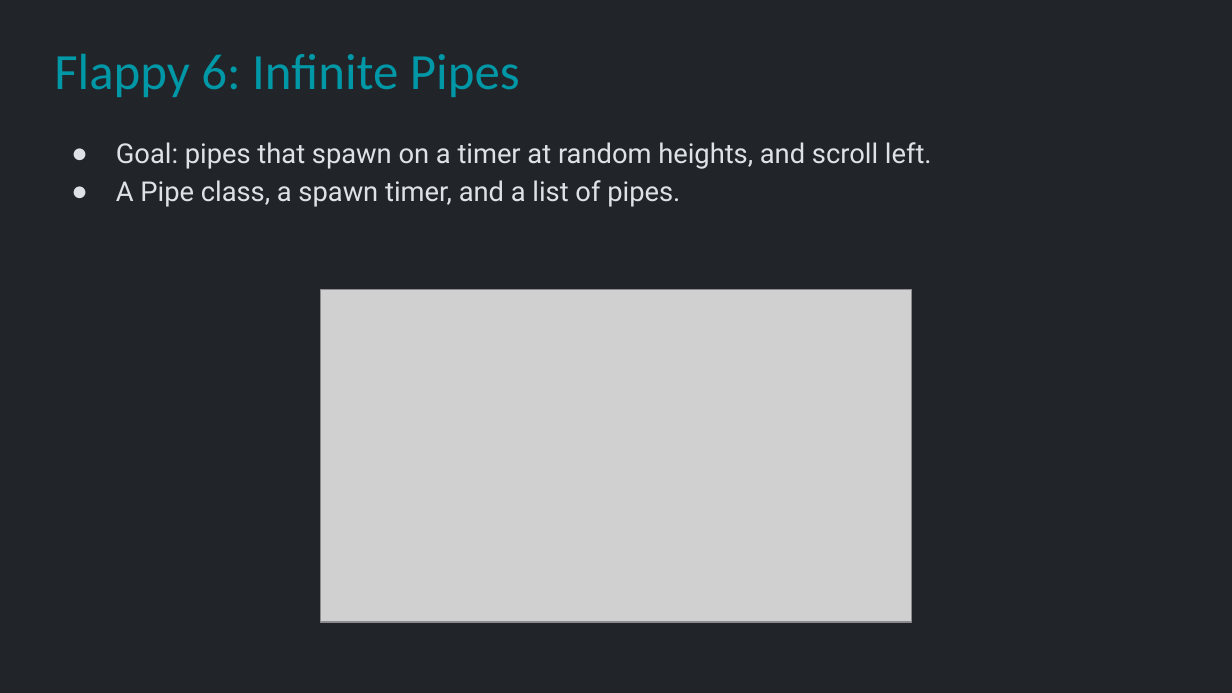
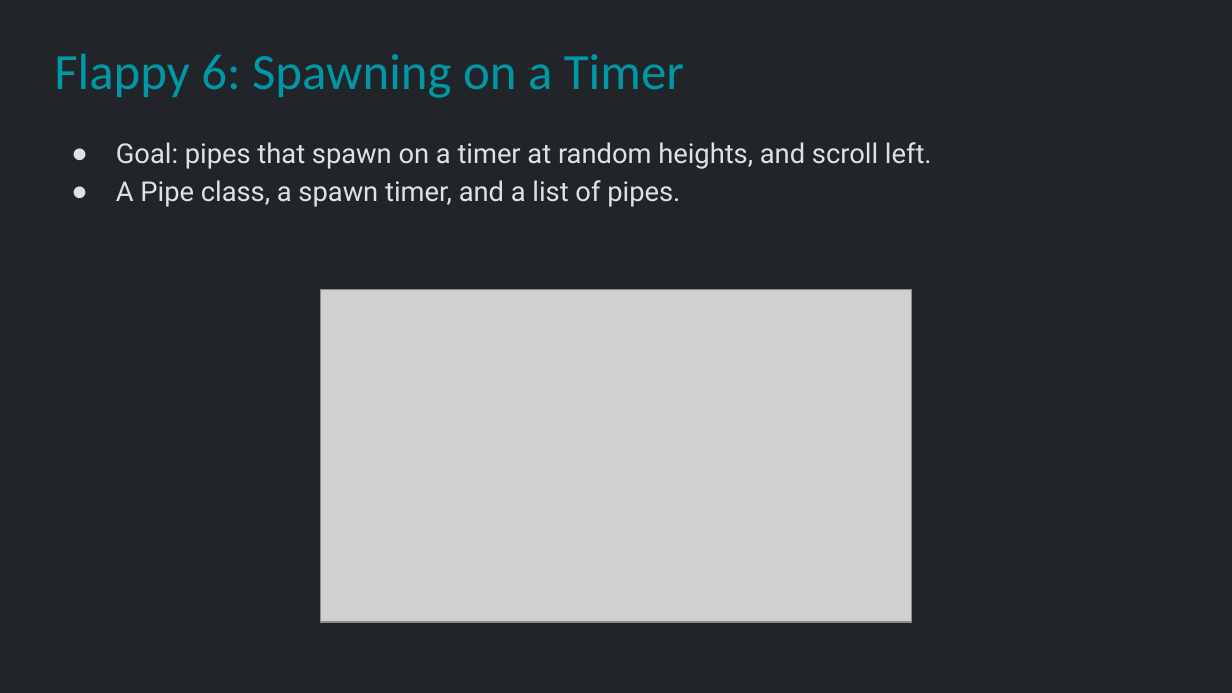
Before and after one commit to Metamate/gar, a slide deck: slide 22 of slides/02 Flappy Bird.pptx. Drawn at 1232x693 pixels with LibreOffice and Linux fonts; fonts in the diff are those of the drawing; grey boxes stand for pictures. Boxes give left, top, right and bottom in pixels: in the first picture for what was removed or moved away, otherwise in the second. Text is boxed around its words. In the diff, an @@ line names an element or a change of style, - is before the commit and + after.

```diff
--- a/slides/02 Flappy Bird.pptx
+++ b/slides/02 Flappy Bird.pptx
@@ title at bbox=[54, 54, 684, 98]: text changed @@
-Flappy 6: Infinite Pipes
+Flappy 6: Spawning on a Timer
```
Also in this commit, not shown: 12 other slides changed, 1 other file.
